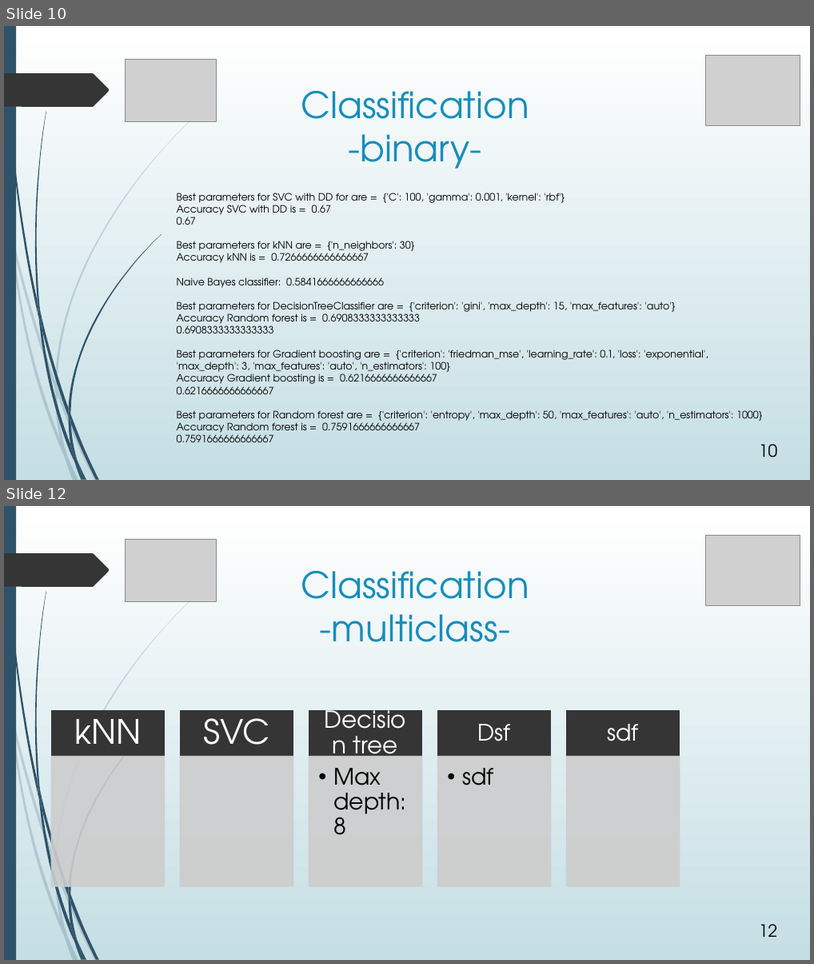
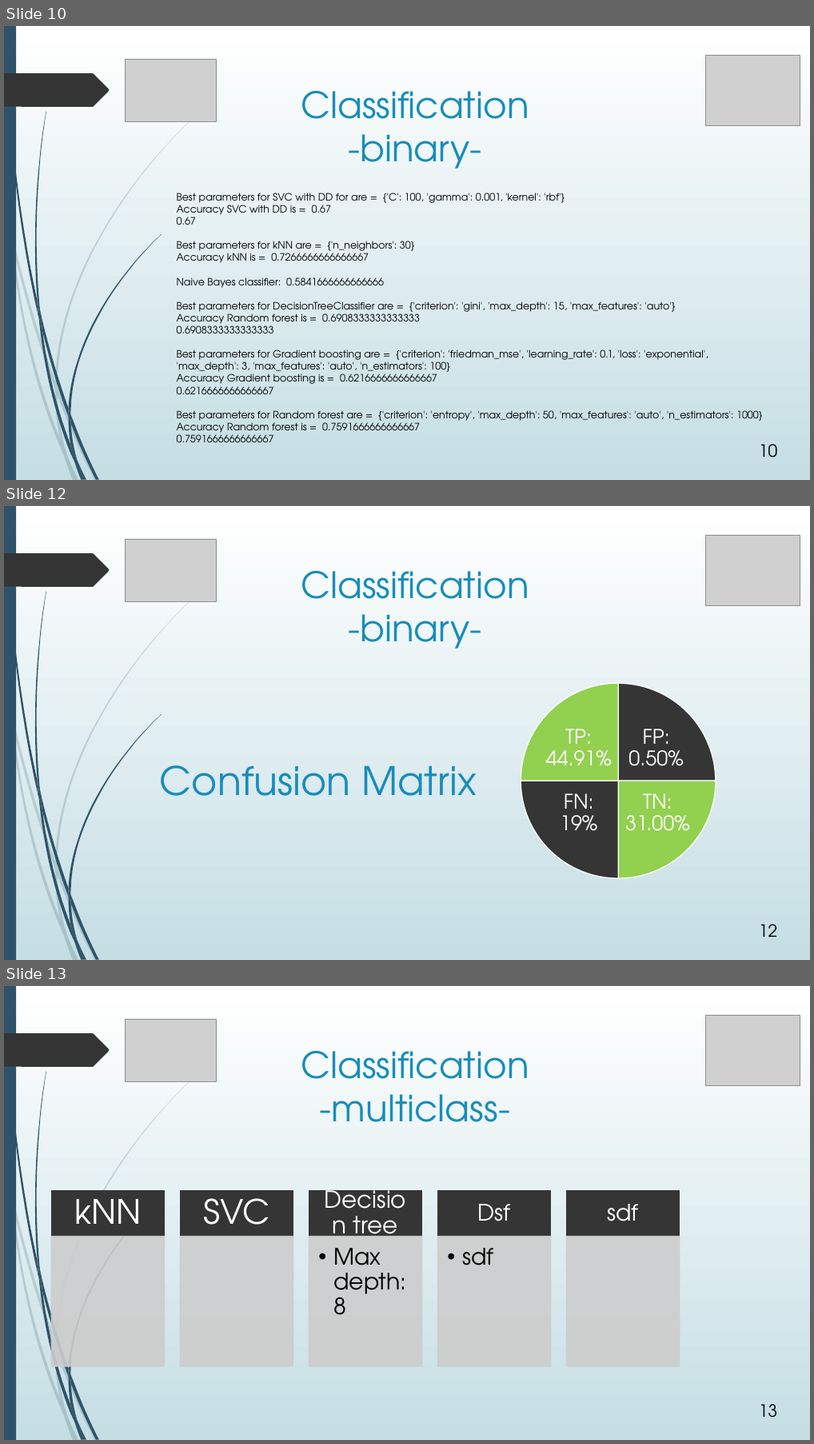
Before and after one commit to avasile96/CAD, a slide deck: Presentation_updated.pptx. Shown one above the other, each under a label of ours: slides 10 and 12 before the commit, slides 10, 12 and 13 after it; the slides between them are not shown. The pictures are 814x964 and 814x1444 pixels, drawn with LibreOffice and Linux fonts; fonts in the diff are those of the drawing; grey boxes stand for pictures. Boxes give left, top, right and bottom in pixels: in the first picture for what was removed or moved away, otherwise in the second. Text is boxed around its words. In the diff, an @@ line names an element or a change of style, - is before the commit and + after.

```diff
--- a/Presentation_updated.pptx
+++ b/Presentation_updated.pptx
@@ slide 12 added at (x1=4, y1=506, x2=810, y2=960), background gradient #FFFFFF to #C5DEE5; not listed: 24 template elements that a slide beside it also shows @@
@@ picture added at (x1=125, y1=540, x2=216, y2=601) @@
@@ picture added at (x1=706, y1=535, x2=800, y2=606) @@
@@ title added at (x1=301, y1=571, x2=529, y2=648), 43.2 pt, text #178DBB @@
+Classification
+-binary-
@@ group added at (x1=522, y1=684, x2=717, y2=879): 4 pie slice (boxed as its full ellipse)s, 4 texts @@
+FP: 0.50%
+TN: 31.00%
+FN: 19%
+TP: 44.91%
@@ text added at (x1=160, y1=765, x2=477, y2=796), 46.8 pt, text #178DBB @@
+Confusion Matrix
@@ page number added at (x1=759, y1=924, x2=778, y2=936), 20 pt, text #000000 @@
+12
@@ what was slide 12 is now slide 13 @@
@@ page number at (x1=759, y1=1404, x2=778, y2=1417): text changed @@
-12
+13
```
Also in this commit, not shown: 2 slides changed.
